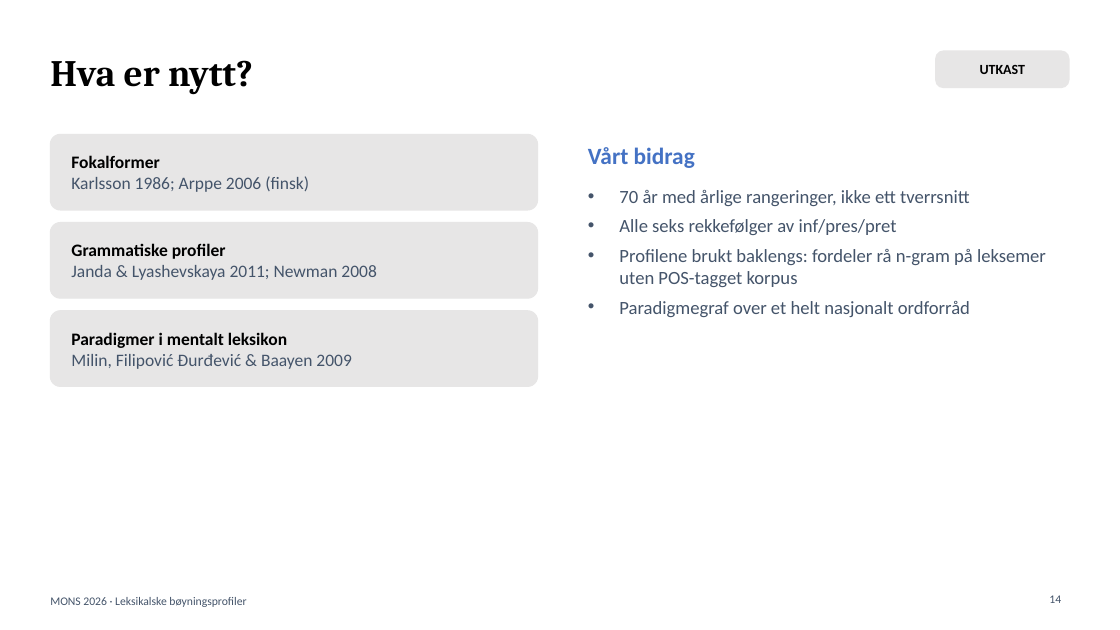
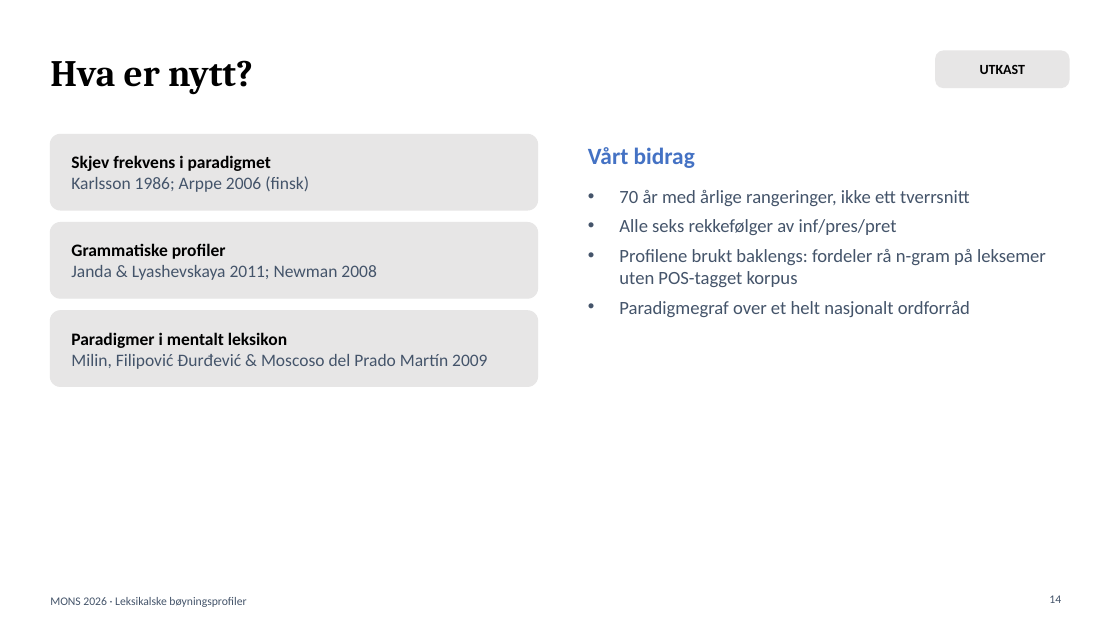
Before and after one commit to Yoonsen/B-yning, a slide deck: slide 14 of tekst/mons_presentasjon.pptx. Drawn at 1120x630 pixels with LibreOffice and Linux fonts; fonts in the diff are those of the drawing. Boxes give left, top, right and bottom in pixels: in the first picture for what was removed or moved away, otherwise in the second. Text is boxed around its words. In the diff, an @@ line names an element or a change of style, - is before the commit and + after.

```diff
--- a/tekst/mons_presentasjon.pptx
+++ b/tekst/mons_presentasjon.pptx
@@ text at (71, 155, 271, 171): text changed @@
-Fokalformer
+Skjev frekvens i paradigmet
@@ text at (71, 354, 487, 369): text changed @@
-Milin, Filipović Đurđević & Baayen 2009
+Milin, Filipović Đurđević & Moscoso del Prado Martín 2009
```
Also in this commit, not shown: 4 other files.
